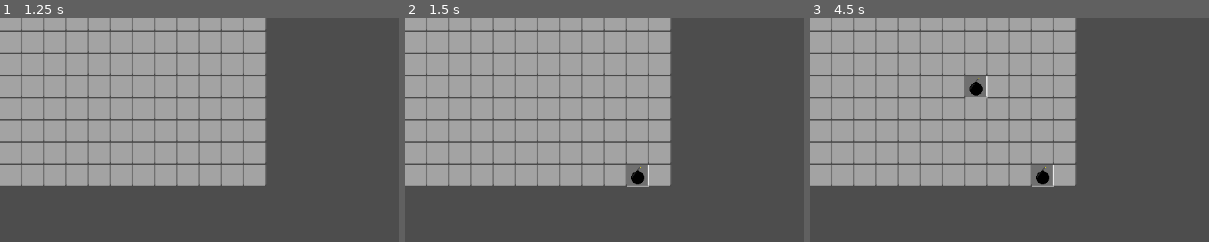
Above: before the commit, frames 1-3 (left to right).
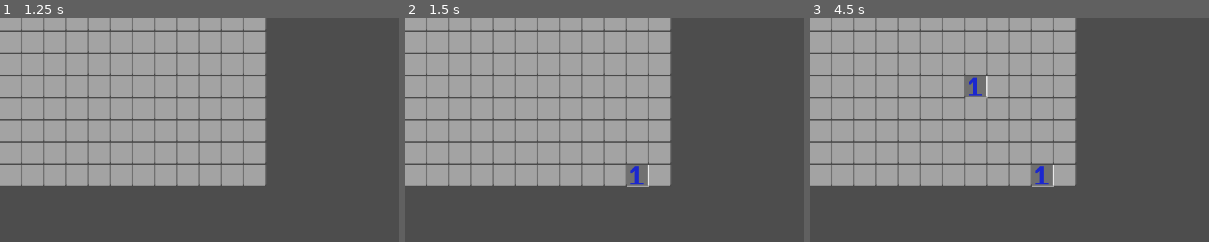
Above: after the commit, the same moments.

Repository: PgBiel/godot-mini-minesweeper
Game: Godot game, scene res://scenes/tile_map.tscn
The game is run twice, just before and just after one commit, with the same random seed, the same clock (stepped at 60 frames per second) and the same inputs. The project has no main scene, so this scene is started directly.
Inputs (mouse positions are % of the whole screen's width and height, from its top left):
- Up to frame 1 (1.25 s): tap Enter at 0.5 s; move the mouse to (72, 45) at 0.52 s; click (72, 45) at 0.6 s
- Up to frame 2 (1.5 s): tap Space at 1.25 s; move the mouse to (30, 55) at 1.27 s; click (30, 55) at 1.35 s
- Up to frame 3 (4.5 s): tap Enter at 2, 3.5 s; move the mouse to (60, 28) at 2.02 s; click (60, 28) at 2.1 s; tap Space at 2.75, 4.25 s; move the mouse to (45, 70) at 2.77 s; click (45, 70) at 2.85 s; move the mouse to (80, 65) at 3.52 s; click (80, 65) at 3.6 s; move the mouse to (20, 35) at 4.27 s; click (20, 35) at 4.35 s
The pictures show only the part of the screen within x 0-50%, y 22-71%; the shares and areas given below are measured in that part.

Frame 1 is identical in both runs. In frame 2, 0.2% of the frame differs, in the area x 56-60%, y 66-75%; in frame 3, 0.4%, in the area x 39-60%, y 26-75%.
Error before the commit: Out of bounds get index '25' (on base: 'Array[Array]') (res://scripts/tile_map.gd:91)

Commit message:
scripts/tile_map.gd: use Board to generate board

Diff:
--- a/godot/scripts/tile_map.gd
+++ b/godot/scripts/tile_map.gd
@@ -1,102 +1,84 @@
 extends TileMap
-
-# Represents a Minesweeper cell.
-class Cell:
-	var revealed := false
-	var count := 0
-	var is_mine := false
-
-	func unreveal():
-		revealed = false
-
-	func set_count(num: int):
-		count = clampi(num, 0, 6)
-
-	func set_is_mine(is_mine: bool):
-		self.is_mine = is_mine
 
 @export var cell_layer: int = 0
 @export var tile_atlas_id: int = 0
 @export var tile_atlas_coords_empty_tile: int = 0
-@export var tile_atlas_coords_base_turned_tile: int = 1
-@export var tile_atlas_coords_turned_tile_1: int = 2
+@export var tile_atlas_coords_bomb_tile: int = 1
+@export var tile_atlas_coords_base_turned_tile: int = 2
+@export var tile_atlas_coords_turned_tile_1: int = 3
 
-# array of rows of Cell instances
-var board_cells: Array[Array] = []
+# minesweeper board
+var board: Board
 
 # On click, try to reveal cell
 func _unhandled_input(event: InputEvent) -> void:
 	if event.is_action_released("tile_reveal"):
 		var clicked_tile_pos: Vector2i = local_to_map(event.position)
-		print("got click at: " + ("%d" % clicked_tile_pos[0]) + " " + ("%d" % clicked_tile_pos[1]))
-		reveal_at(clicked_tile_pos[0], clicked_tile_pos[1])
+		reveal_cell_at(clicked_tile_pos[0], clicked_tile_pos[1])
+
+# Called when the node enters the scene tree for the first time.
+func _ready() -> void:
+	generate_board(12, 12)
+	print("hello")
 
 # Clears and inits the board
 func init_board(width: int, height: int) -> void:
-	clear()
-	add_layer(cell_layer)
+	clear_layer(cell_layer)
 	generate_board(width, height)
 
 # Generates the board cell instances and textures
 func generate_board(width: int, height: int) -> void:
-	board_cells = []
+	board = Board.new(width, height)
+	board.generate_mines(10)
 	for y in range(height):
-		var row_cells = []
 		for x in range(width):
-			var cell = Cell.new()
-			cell.set_count(randi_range(0, 3))
-			row_cells.append(cell)
+			var cell := board.get_cell_at(x, y)
 			display_cell_at(cell, x, y)
 
-		board_cells.append(row_cells)
+# make a vector at position 0
+# we use this for tile atlas coords, as we assume the tile atlas
+# is a straight line.
+func x_at_first_row(x: int) -> Vector2i:
+	return Vector2i(x, 0)
 
-# converts the empty tile position X to Vector2i
-# (assumes the atlas is a straight line, so Y = 0)
-func _atlas_coords_empty_tile() -> Vector2i:
-	return Vector2i(tile_atlas_coords_empty_tile, 0)
-
-func _atlas_coords_base_turned_tile() -> Vector2i:
-	return Vector2i(tile_atlas_coords_base_turned_tile, 0)
-
+# returns atlas position for cell with the given number
+# basically adds the number to the position of the tile for "1"
 func _atlas_coords_turned_tile_num(num: int) -> Vector2i:
-	return Vector2i(tile_atlas_coords_turned_tile_1 + clampi(num, 1, 3) - 1, 0)
+	return x_at_first_row(tile_atlas_coords_turned_tile_1 + clampi(num, 1, 3) - 1)
 
 # Displays [ ] at an unrevealed cell's location
 func show_unrevealed_cell_at(x: int, y: int) -> void:
-	set_cell(cell_layer, Vector2i(x, y), tile_atlas_id, _atlas_coords_empty_tile())
+	set_cell(cell_layer, Vector2i(x, y), tile_atlas_id, x_at_first_row(tile_atlas_coords_empty_tile))
 
 # Displays [ ] at a turned cell's location
 func show_base_turned_cell_at(x: int, y: int) -> void:
-	set_cell(cell_layer, Vector2i(x, y), tile_atlas_id, _atlas_coords_base_turned_tile())
+	set_cell(cell_layer, Vector2i(x, y), tile_atlas_id, x_at_first_row(tile_atlas_coords_base_turned_tile))
+
+# Displays [ ] at a turned cell's location
+func show_bomb_cell_at(x: int, y: int) -> void:
+	set_cell(cell_layer, Vector2i(x, y), tile_atlas_id, x_at_first_row(tile_atlas_coords_bomb_tile))
 
 # Displays [1], [2], ... at a cell's location
 func show_turned_cell_num_at(num: int, x: int, y: int) -> void:
 	set_cell(cell_layer, Vector2i(x, y), tile_atlas_id, _atlas_coords_turned_tile_num(num))
 
 # set the cell texture at a given coord, based on its data
-func display_cell_at(cell: Cell, x: int, y: int) -> void:
-	if not cell.revealed:
+func display_cell_at(cell: Board.Cell, x: int, y: int) -> void:
+	if not cell.is_revealed():
 		show_unrevealed_cell_at(x, y)
-	elif cell.is_mine:
-		# TODO
-		print("lol")
-		show_base_turned_cell_at(x, y)
-	elif cell.count == 0:
+	elif cell.is_a_mine():
+		show_bomb_cell_at(x, y)
+	elif cell.get_count() == 0:
 		show_base_turned_cell_at(x, y)
 	else:
 		show_turned_cell_num_at(cell.count, x, y)
+	print("yay! " + ("%d" % x) + ", " + ("%d" % y) + "!")
 
 # try to reveal a cell at given coords
-func reveal_at(x: int, y: int) -> void:
-	var cell: Cell = board_cells[x][y]
-	if not cell.revealed:
-		cell.revealed = true
+func reveal_cell_at(x: int, y: int) -> void:
+	var cell := board.get_cell_at(x, y)
+	if cell != null and not cell.is_revealed():
+		cell.reveal()
 		display_cell_at(cell, x, y)
-
-# Called when the node enters the scene tree for the first time.
-func _ready() -> void:
-	generate_board(12, 12)
-
-# Called every frame. 'delta' is the elapsed time since the previous frame.
-func _process(delta: float) -> void:
-	pass
+		if cell.is_a_mine():
+			print("mine hit!")
